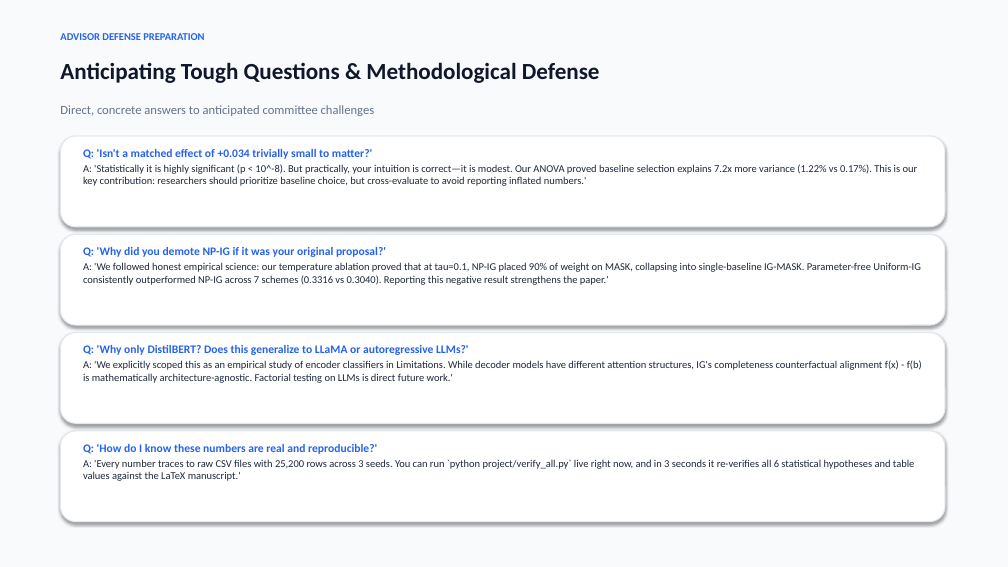
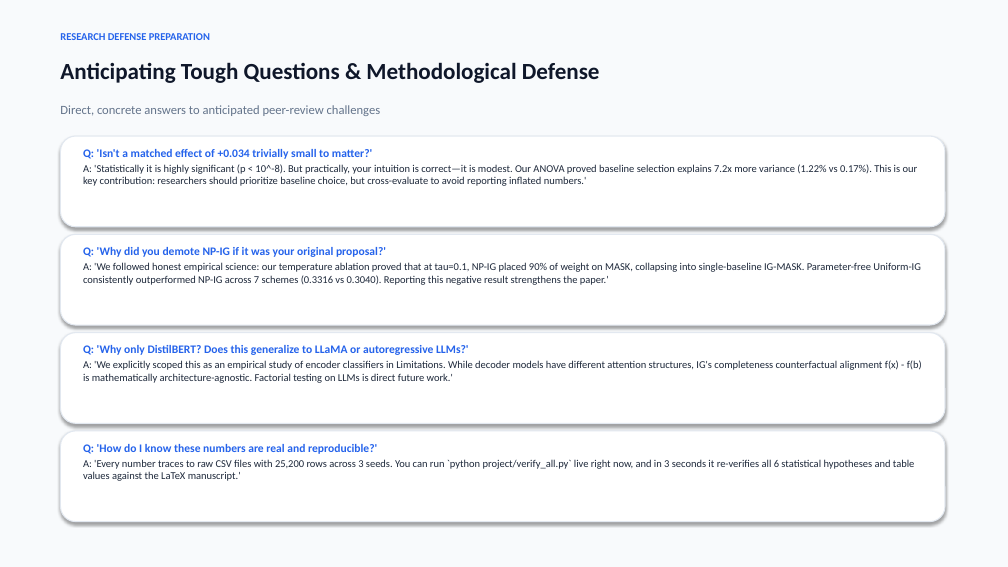
Before and after one commit to kamaleshpantra/Integrated-gradients-coupling, a slide deck: slide 14 of advisor_defense_presentation.pptx. Drawn at 1008x567 pixels with LibreOffice and Linux fonts; fonts in the diff are those of the drawing. Boxes give left, top, right and bottom in pixels: in the first picture for what was removed or moved away, otherwise in the second. Text is boxed around its words. In the diff, an @@ line names an element or a change of style, - is before the commit and + after.

Commit message:
Refactor documentation for independent authorship and peer-review evaluation

```diff
--- a/advisor_defense_presentation.pptx
+++ b/advisor_defense_presentation.pptx
@@ text at (x1=60, y1=33, x2=210, y2=40): text changed @@
-ADVISOR DEFENSE PREPARATION
+RESEARCH DEFENSE PREPARATION
@@ text at (x1=60, y1=105, x2=381, y2=116): text changed @@
-Direct, concrete answers to anticipated committee challenges
+Direct, concrete answers to anticipated peer-review challenges
```
Also in this commit, not shown: 5 other slides changed, 8 other files.
